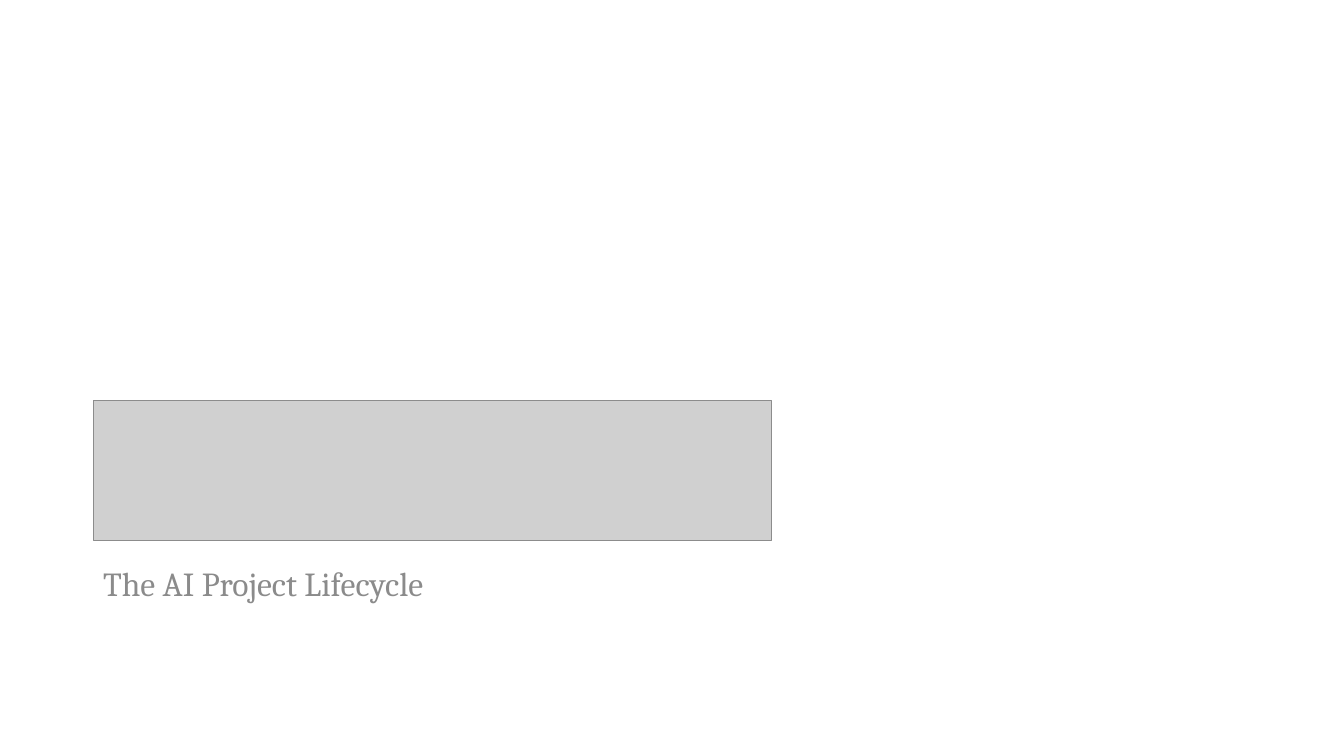
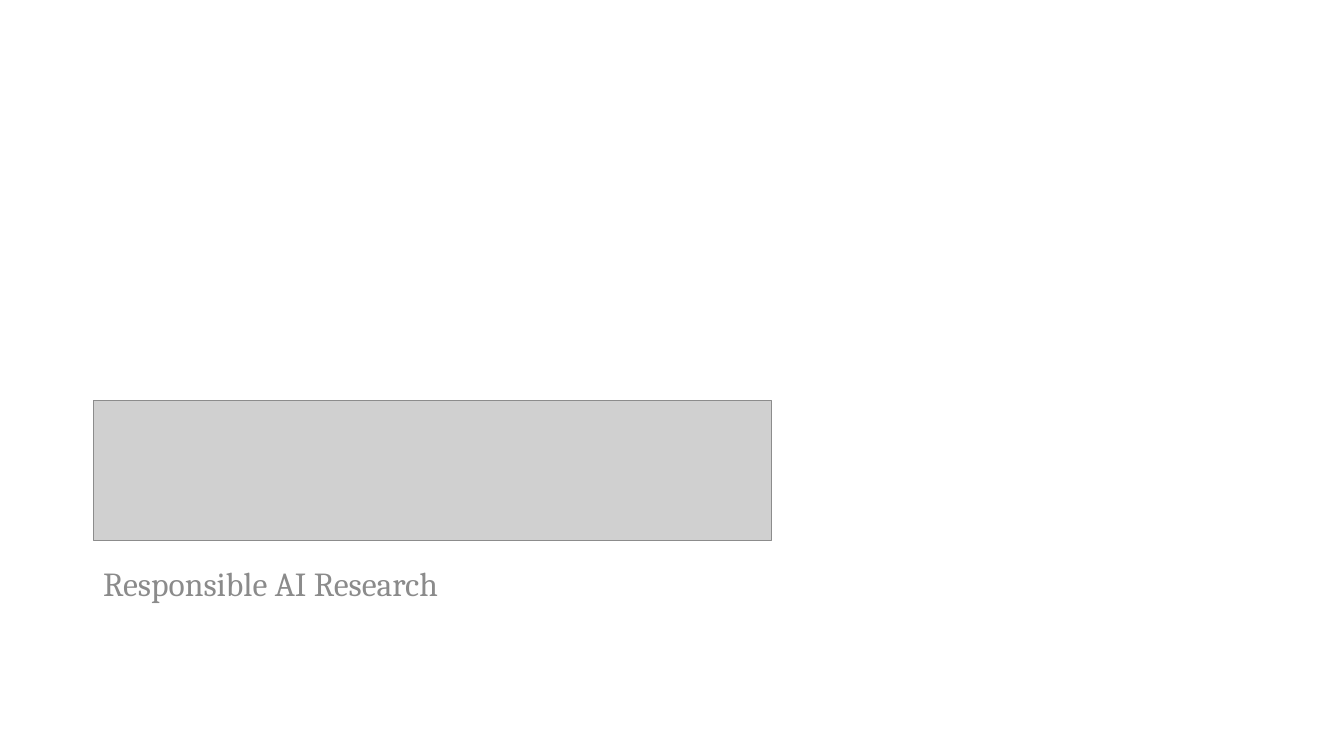
Before and after one commit to PracticumAI/ai_concepts, a slide deck: slide 1 of presentations/project_lifecycle.pptx. Drawn at 1344x756 pixels with LibreOffice and Linux fonts; fonts in the diff are those of the drawing; grey boxes stand for pictures. Boxes give left, top, right and bottom in pixels: in the first picture for what was removed or moved away, otherwise in the second. Text is boxed around its words. In the diff, an @@ line names an element or a change of style, - is before the commit and + after.

Commit message:
Presentation updates.

```diff
--- a/presentations/project_lifecycle.pptx
+++ b/presentations/project_lifecycle.pptx
@@ text at <box>103,573,438,603</box>: text changed @@
-The AI Project Lifecycle
+Responsible AI Research
```
Also in this commit, not shown: 3 slides added, 1 slide removed, 2 other files.
